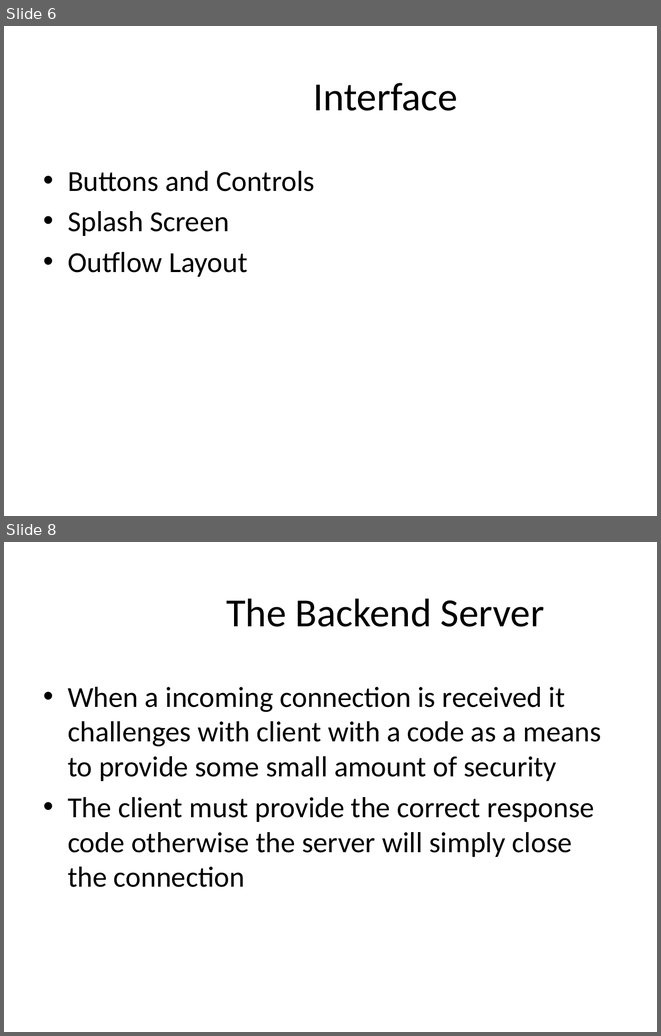
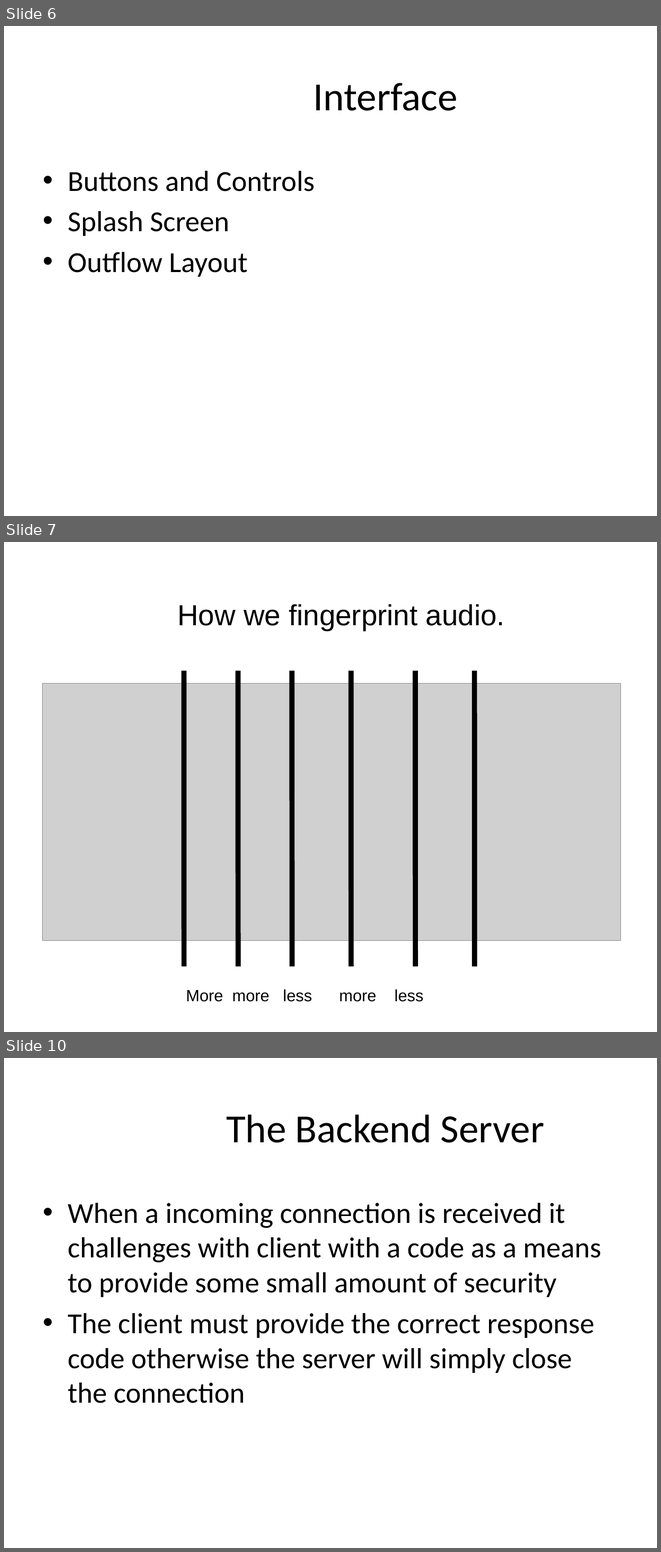
Before and after one commit to master20151121/mmoments, a slide deck: Mobile Musical Moments.pptx. Shown one above the other, each under a label of ours: slides 6 and 8 before the commit, slides 6, 7 and 10 after it; the slides between them are not shown. The pictures are 661x1036 and 661x1552 pixels, drawn with LibreOffice and Linux fonts; fonts in the diff are those of the drawing; grey boxes stand for pictures; background and template pictures are left out. Boxes give left, top, right and bottom in pixels: in the first picture for what was removed or moved away, otherwise in the second. Text is boxed around its words. In the diff, an @@ line names an element or a change of style, - is before the commit and + after.

```diff
--- a/Mobile Musical Moments.pptx
+++ b/Mobile Musical Moments.pptx
@@ slide 7 added at (4,542,657,1032), background #FFFFFF @@
@@ text added at (177,604,505,631), 32 pt, text #000000 @@
+How we fingerprint audio.
@@ picture added at (43,683,621,941) @@
@@ line added from (184, 671) to (184, 967), #000000 5.67 pt @@
@@ line added from (238, 671) to (238, 967), #000000 5.67 pt @@
@@ line added from (292, 671) to (292, 967), #000000 5.67 pt @@
@@ line added from (351, 671) to (351, 967), #000000 5.67 pt @@
@@ line added from (415, 671) to (415, 967), #000000 5.67 pt @@
@@ line added from (474, 671) to (475, 967), #000000 5.67 pt @@
@@ text added at (186,989,424,1002), 18 pt, text #000000 @@
+More more less more less
@@ what was slide 8 is now slide 10 @@
```
Also in this commit, not shown: 4 slides changed, 2 other slides added, 2 slides removed.
